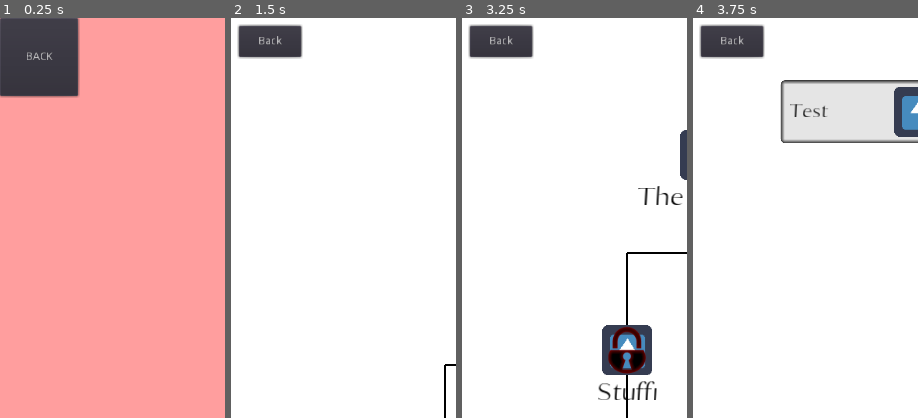
Above: before the commit, frames 1-4 (left to right).
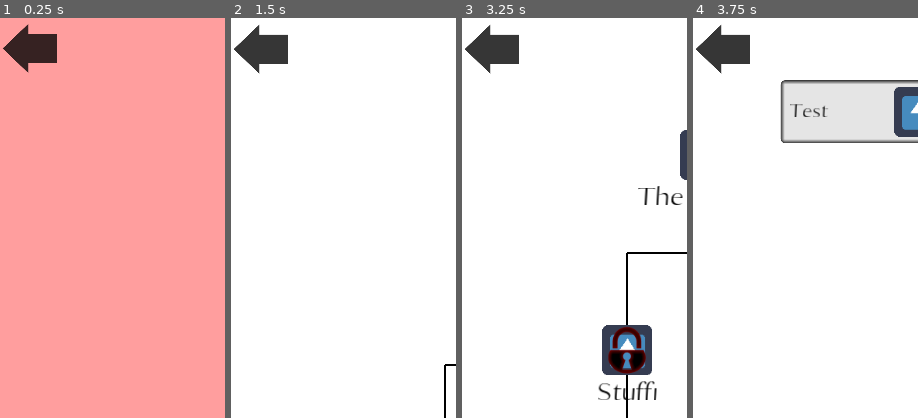
Above: after the commit, the same moments.

Repository: AndreMoukarzel/Grana-Preta
Game: Godot game, scene res://broker/Broker.tscn
Same seed, same stepped clock (60 frames per second), same inputs: the game is played once before the commit and once after it. This scene is started directly instead of the project's main scene. The engine's default icon, where the game draws it, is replaced by a stand-in: a white triangle on a blue panel in a dark square.
Inputs (mouse positions are % of the whole screen's width and height, from its top left; square brackets give the same spot before the commit, where the layout moved):
- Up to frame 1 (0.25 s): no input
- Up to frame 2 (1.5 s): click (7, 4) [9, 5] at 0.5 s; click (45, 43) at 1.25 s
- Up to frame 3 (3.25 s): click (7, 4) [9, 3] at 2 s; click (45, 43) at 2.75 s
- Up to frame 4 (3.75 s): click "The School" at 3.5 s
The pictures show only the part of the screen within x 0-50%, y 0-50%; the shares and areas given below are measured in that part.

The runs differ from the first frame. In frame 1, 7.1% of the frame differs, in the area x 0-36%, y 0-20%; in frame 2, 1.8%; in frame 3, 1.8%; in frame 4, 1.8%.
Error in both runs: Invalid get index '99' (on base: 'Array'). (res://broker/bond/BondGenerator.gd:38)

Commit message:
Add image to back button

Diff:
--- a/broker/Broker.tscn
+++ b/broker/Broker.tscn
@@ -1,16 +1,20 @@
-[gd_scene load_steps=9 format=2]
+[gd_scene load_steps=11 format=2]
 
 [ext_resource path="res://broker/Broker.gd" type="Script" id=1]
-[ext_resource path="res://school/Lessons/LessonFont.otf" type="DynamicFontData" id=2]
-[ext_resource path="res://broker/BondDisplay.tscn" type="PackedScene" id=3]
+[ext_resource path="res://back_arrow.png" type="Texture" id=2]
+[ext_resource path="res://school/Lessons/LessonFont.otf" type="DynamicFontData" id=3]
+[ext_resource path="res://broker/BondDisplay.tscn" type="PackedScene" id=4]
 
-[sub_resource type="StyleBoxFlat" id=1]
+[sub_resource type="StyleBoxFlat" id=2]
+bg_color = Color( 0.6, 0.6, 0.6, 0 )
+
+[sub_resource type="StyleBoxFlat" id=3]
 bg_color = Color( 1, 0.623529, 0.623529, 1 )
 
-[sub_resource type="StyleBoxFlat" id=2]
+[sub_resource type="StyleBoxFlat" id=4]
 bg_color = Color( 0, 0.898039, 0.203922, 1 )
 
-[sub_resource type="StyleBoxFlat" id=3]
+[sub_resource type="StyleBoxFlat" id=5]
 bg_color = Color( 0.827451, 0.827451, 0.827451, 1 )
 border_width_left = 5
 border_width_top = 5
@@ -42,16 +46,21 @@
 [node name="CanvasLayer" type="CanvasLayer" parent="."]
 
 [node name="Button" type="Button" parent="CanvasLayer"]
-margin_right = 100.0
-margin_bottom = 100.0
-text = "BACK"
+modulate = Color( 1, 1, 1, 0.784314 )
+margin_right = 266.0
+margin_bottom = 260.0
+rect_scale = Vector2( 0.3, 0.3 )
+custom_styles/hover = SubResource( 2 )
+custom_styles/pressed = SubResource( 2 )
+custom_styles/normal = SubResource( 2 )
+icon = ExtResource( 2 )
 
 [node name="Background" type="ParallaxBackground" parent="."]
 
 [node name="Panel" type="Panel" parent="Background"]
 margin_right = 576.0
 margin_bottom = 1024.0
-custom_styles/panel = SubResource( 1 )
+custom_styles/panel = SubResource( 3 )
 
 [node name="Turtle" type="Control" parent="."]
 margin_right = 40.0
@@ -60,9 +69,10 @@
 [node name="Panel" type="Panel" parent="Turtle"]
 margin_right = 40.0
 margin_bottom = 40.0
-custom_styles/panel = SubResource( 2 )
+custom_styles/panel = SubResource( 4 )
 
 [node name="Menu" type="VBoxContainer" parent="."]
+editor/display_folded = true
 margin_right = 400.0
 margin_bottom = 600.0
 size_flags_vertical = 7
@@ -83,22 +93,24 @@
 margin_right = 400.0
 margin_bottom = 481.0
 size_flags_vertical = 6
-custom_styles/normal = SubResource( 3 )
-custom_fonts/font = SubResource( 4 )
+custom_styles/normal = SubResource( 5 )
+custom_fonts/font = SubResource( 6 )
 custom_colors/font_color = Color( 0, 0, 0, 1 )
 text = "Sua Carteira"
 
 [node name="InvestmentMenu" type="Control" parent="."]
+editor/display_folded = true
 margin_left = 576.0
 margin_right = 976.0
 margin_bottom = 600.0
 size_flags_vertical = 7
 
-[node name="BondDisplay" parent="InvestmentMenu" instance=ExtResource( 3 )]
+[node name="BondDisplay" parent="InvestmentMenu" instance=ExtResource( 4 )]
 margin_top = 20.0
 margin_bottom = 20.0
 
 [node name="PortfolioMenu" type="Control" parent="."]
+editor/display_folded = true
 margin_left = -576.0
 margin_right = -176.0
 margin_bottom = 600.0
--- a/school/School.tscn
+++ b/school/School.tscn
@@ -1,9 +1,13 @@
-[gd_scene load_steps=3 format=2]
+[gd_scene load_steps=5 format=2]
 
 [ext_resource path="res://school/School.gd" type="Script" id=1]
+[ext_resource path="res://back_arrow.png" type="Texture" id=2]
 
 [sub_resource type="StyleBoxFlat" id=1]
 bg_color = Color( 1, 1, 1, 1 )
+
+[sub_resource type="StyleBoxFlat" id=2]
+bg_color = Color( 0.6, 0.6, 0.6, 0 )
 
 [node name="School" type="Control"]
 margin_right = 40.0
@@ -23,10 +27,13 @@
 [node name="HUD" type="CanvasLayer" parent="."]
 
 [node name="Back" type="Button" parent="HUD"]
-margin_left = 10.0
-margin_top = 10.0
-margin_right = 90.0
-margin_bottom = 50.0
-text = "Back"
+modulate = Color( 1, 1, 1, 0.784314 )
+margin_right = 266.0
+margin_bottom = 266.0
+rect_scale = Vector2( 0.3, 0.3 )
+custom_styles/hover = SubResource( 2 )
+custom_styles/pressed = SubResource( 2 )
+custom_styles/normal = SubResource( 2 )
+icon = ExtResource( 2 )
 
 [connection signal="pressed" from="HUD/Back" to="." method="_on_Back_pressed"]
Binary file added: back_arrow.png
Not shown, added: back_arrow.png.import
Not shown: 3 places in broker/Broker.tscn that only renumber resources
